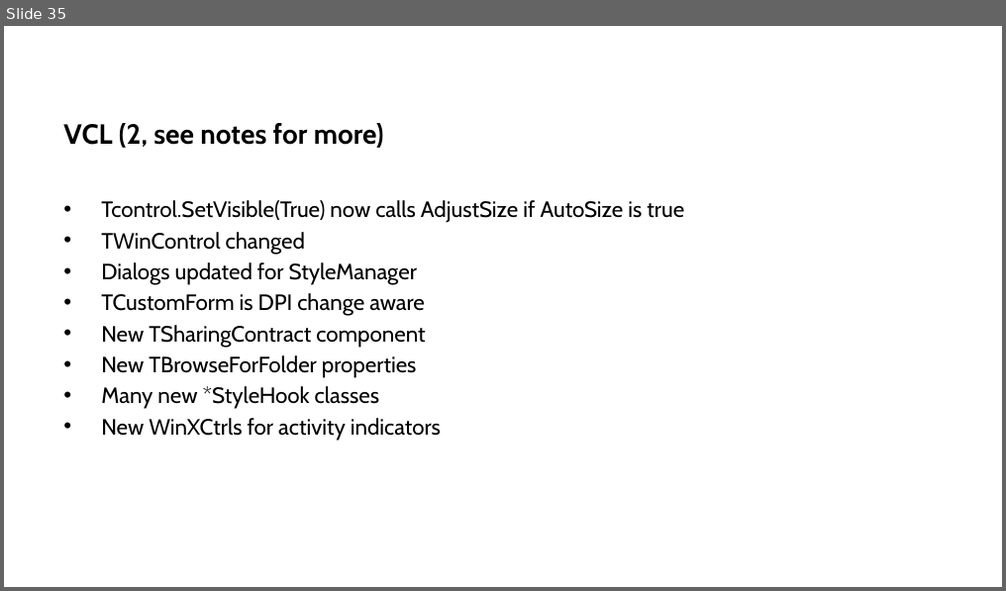
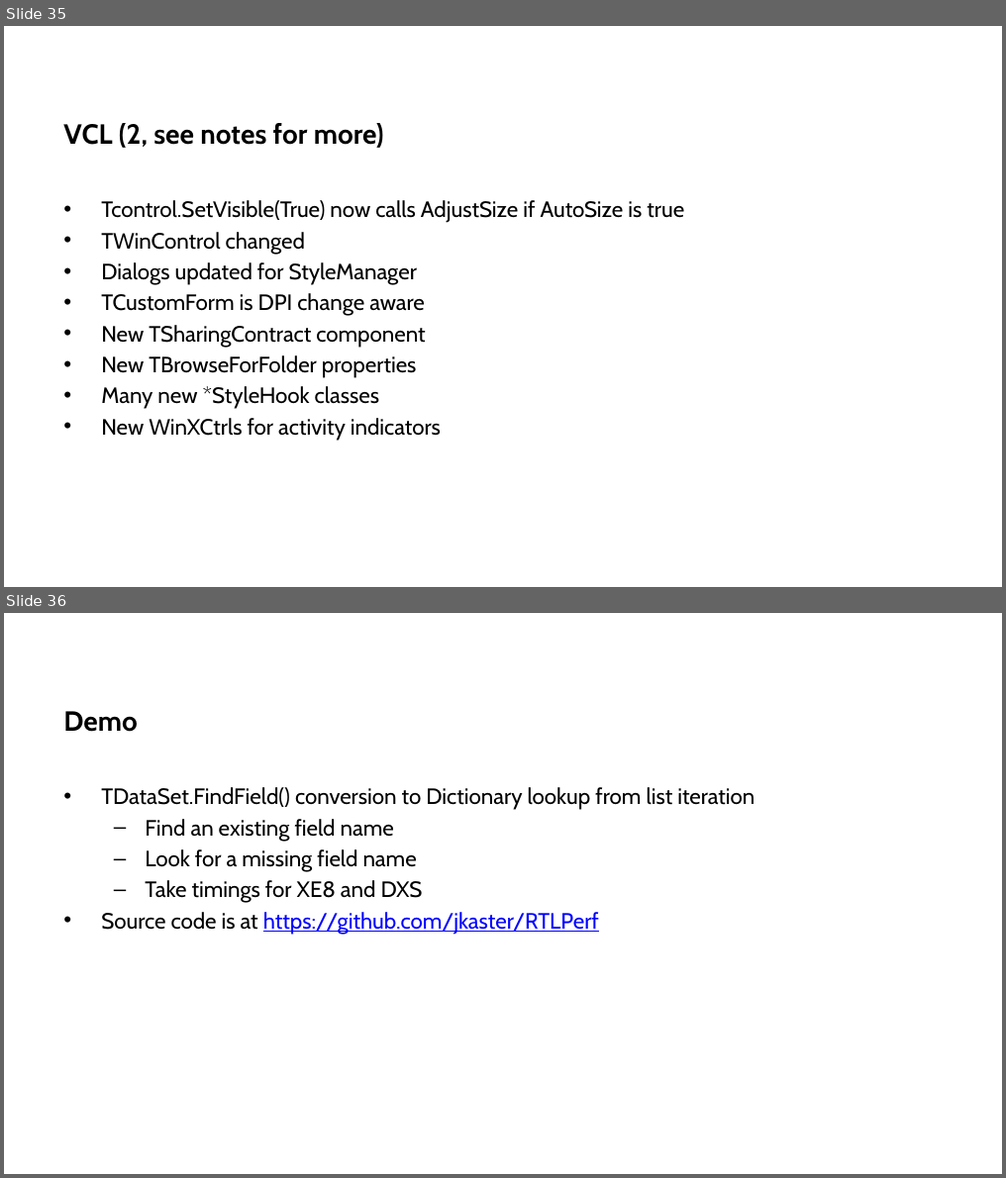
Before and after one commit to jkaster/RTLPerf, a slide deck: CodeRageX - RTL Deep Dive - John Kaster.pptx. Shown one above the other, each under a label of ours: slide 35 before the commit, slides 35 and 36 after it. The pictures are 1006x591 and 1006x1178 pixels, drawn with LibreOffice and Linux fonts; fonts in the diff are those of the drawing; background and template pictures are left out. Boxes give left, top, right and bottom in pixels: in the first picture for what was removed or moved away, otherwise in the second. Text is boxed around its words. In the diff, an @@ line names an element or a change of style, - is before the commit and + after.

```diff
--- a/CodeRageX - RTL Deep Dive - John Kaster.pptx
+++ b/CodeRageX - RTL Deep Dive - John Kaster.pptx
@@ slide 36 added at <box>4,613,1002,1174</box>, background picture (left out) @@
@@ title added at <box>63,711,138,732</box>, 20 pt, text #000000, bold @@
+Demo
@@ text added at <box>101,787,754,934</box>, 16 pt, text #000000 @@
+• TDataSet.FindField() conversion to Dictionary lookup from list iteration
+  – Find an existing field name
+  – Look for a missing field name
+  – Take timings for XE8 and DXS
+  • Source code is at https://github.com/jkaster/RTLPerf
@@ page number added at <box>54,1125,139,1151</box>, 12 pt, text #FFFFFF @@
+36
```
Also in this commit, not shown: 1 slide changed, 1 other file.
